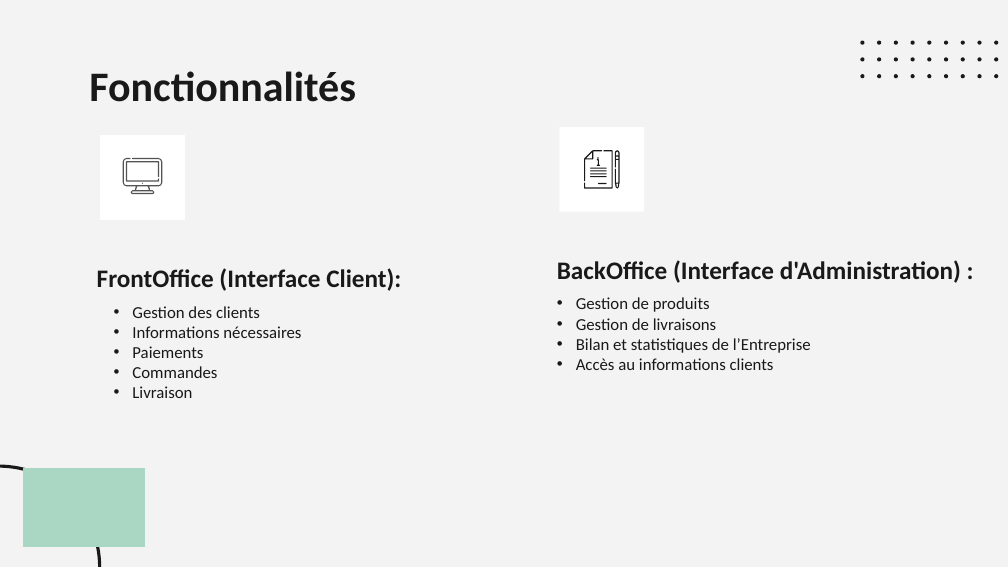
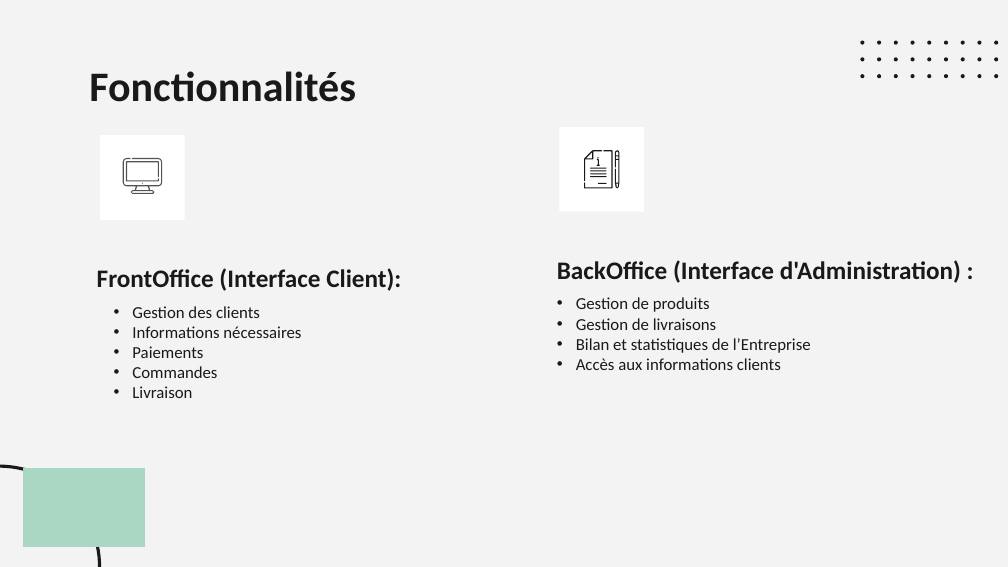
Before and after one commit to KiadyManohisoa/Dry_Fruits-project, a slide deck: slide 8 of documents/slides-mini-soutenances.pptx. Drawn at 1008x567 pixels with LibreOffice and Linux fonts; fonts in the diff are those of the drawing. Boxes give left, top, right and bottom in pixels: in the first picture for what was removed or moved away, otherwise in the second. Text is boxed around its words. In the diff, an @@ line names an element or a change of style, - is before the commit and + after.

```diff
--- a/documents/slides-mini-soutenances.pptx
+++ b/documents/slides-mini-soutenances.pptx
@@ subtitle at (x1=576, y1=358, x2=781, y2=370): text changed @@
-• Accès au informations clients
+• Accès aux informations clients
```
Also in this commit, not shown: 15 other slides changed, 2 slides removed, 12 other files.
